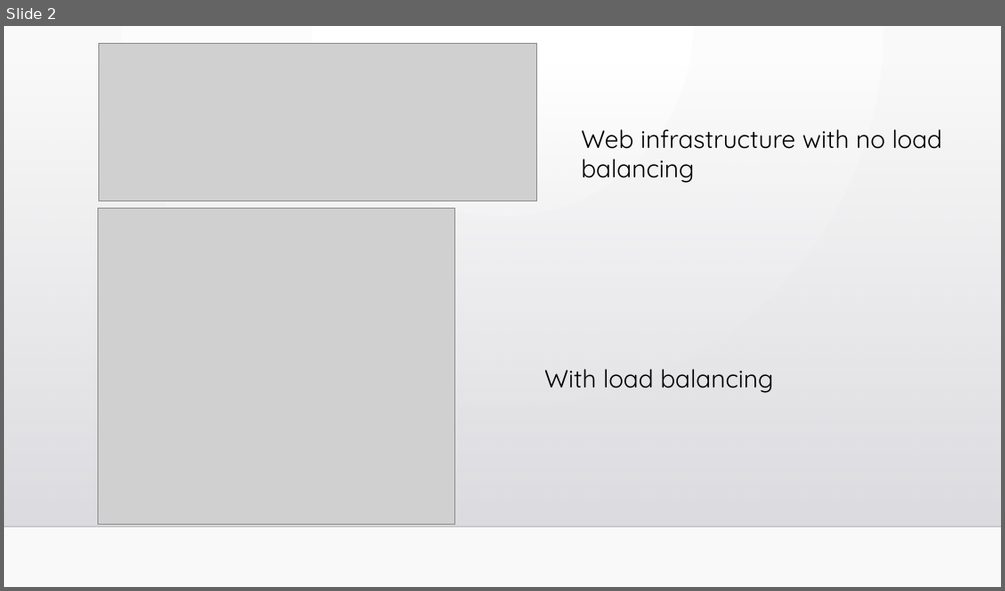
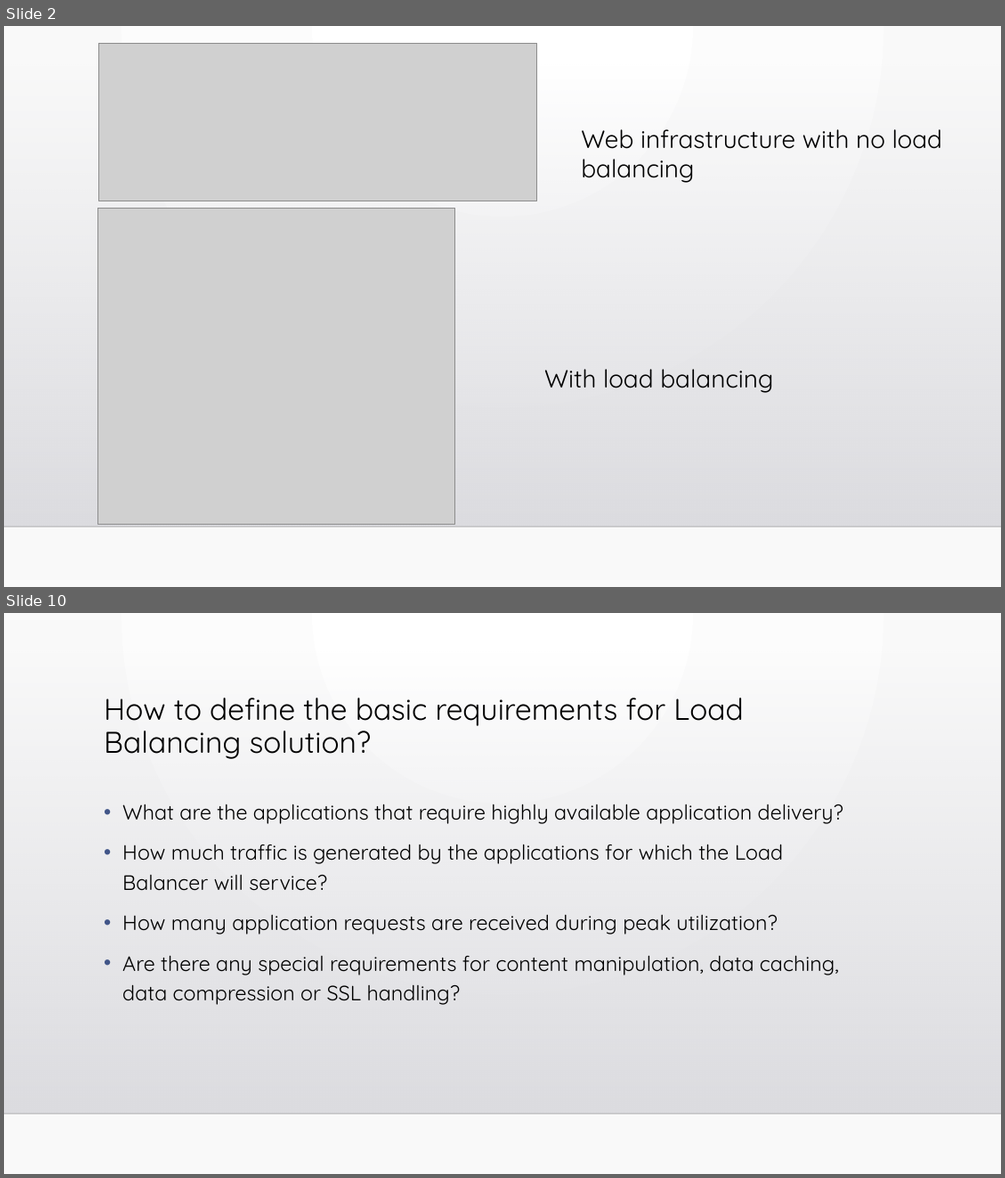
Before and after one commit to Shishir-Kul-012426401/DistributedSystems, a slide deck: Homework 9 - Distributed Applications/load_balancer.pptx. Shown one above the other, each under a label of ours: slide 2 before the commit, slides 2 and 10 after it; the slides between them are not shown. The pictures are 1005x591 and 1005x1178 pixels, drawn with LibreOffice and Linux fonts; fonts in the diff are those of the drawing; grey boxes stand for pictures; background and template pictures are left out. Boxes give left, top, right and bottom in pixels: in the first picture for what was removed or moved away, otherwise in the second. Text is boxed around its words. In the diff, an @@ line names an element or a change of style, - is before the commit and + after.

```diff
--- a/Homework 9 - Distributed Applications/load_balancer.pptx
+++ b/Homework 9 - Distributed Applications/load_balancer.pptx
@@ slide 10 added at <box>4,613,1001,1174</box>, background gradient #FFFFFF to #FAFAFA; not listed: 2 template elements that a slide beside it also shows @@
@@ title added at <box>104,698,743,759</box>, 28.8 pt, text #000000 @@
+How to define the basic requirements for Load Balancing solution?
@@ text added at <box>122,803,843,1005</box>, 20 pt, text #000000 @@
+• What are the applications that require highly available application delivery?
+• How much traffic is generated by the applications for which the Load Balancer will service?
+• How many application requests are received during peak utilization?
+• Are there any special requirements for content manipulation, data caching, data compression or SSL handling?
```
Also in this commit, not shown: 5 slides changed, 7 other slides added, 1 slide removed.
